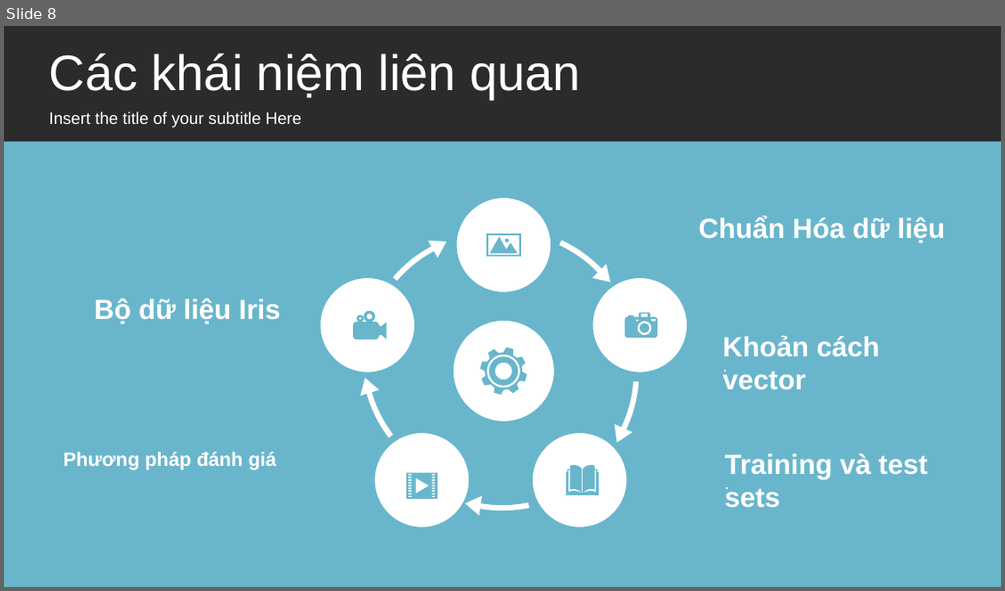
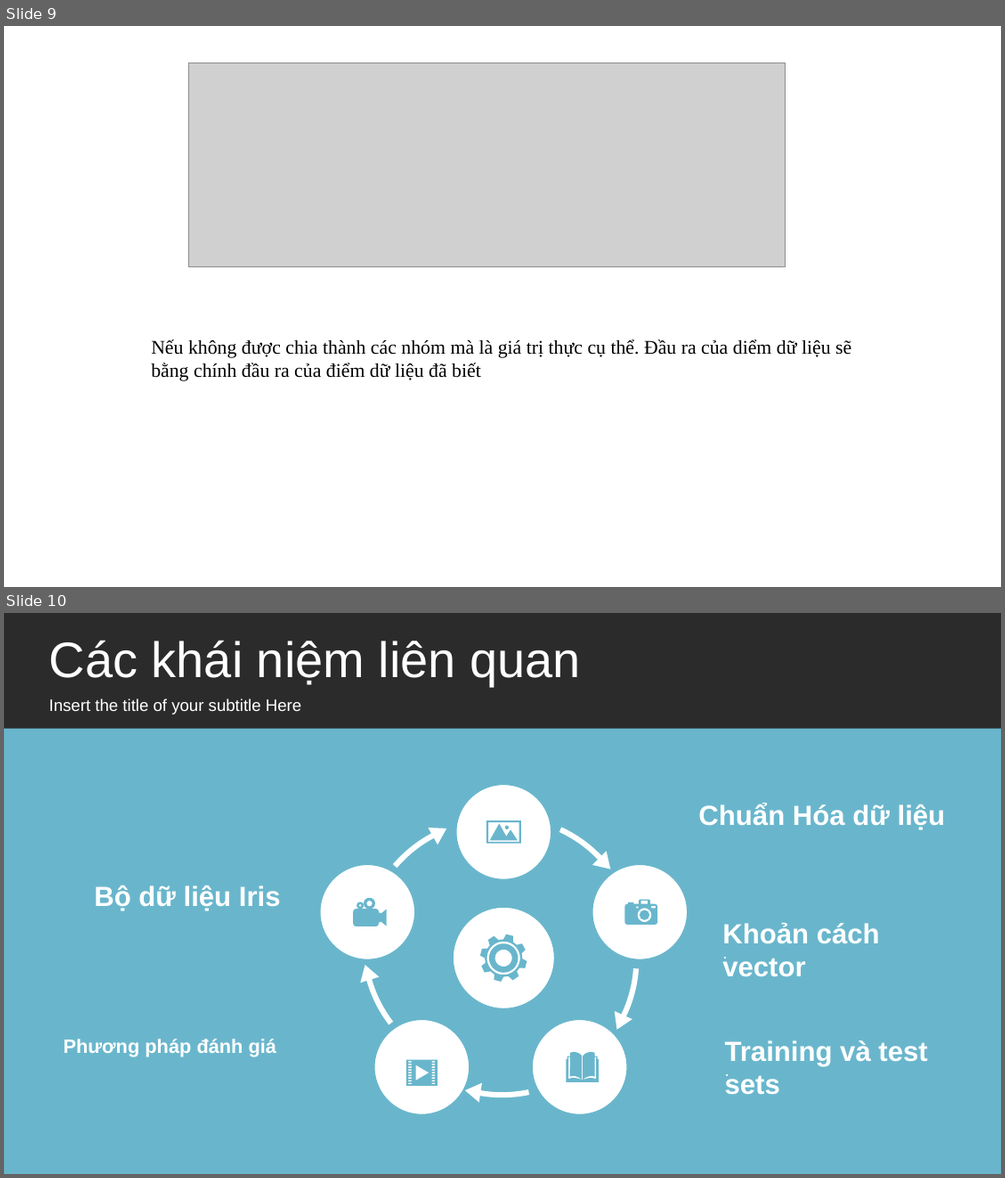
Before and after one commit to VanTay99/Project3, a slide deck: DoAn3.pptx. Shown one above the other, each under a label of ours: slide 8 before the commit, slides 9 and 10 after it. The pictures are 1005x591 and 1005x1178 pixels, drawn with LibreOffice and Linux fonts; fonts in the diff are those of the drawing; grey boxes stand for pictures; background and template pictures are left out; a plain dark background stands for a picture behind light text. Boxes give left, top, right and bottom in pixels: in the first picture for what was removed or moved away, otherwise in the second. Text is boxed around its words. In the diff, an @@ line names an element or a change of style, - is before the commit and + after.

```diff
--- a/DoAn3.pptx
+++ b/DoAn3.pptx
@@ slide 9 added at (x1=4, y1=26, x2=1001, y2=587), background picture (left out) @@
@@ picture added at (x1=188, y1=62, x2=785, y2=266) @@
@@ text added at (x1=151, y1=339, x2=851, y2=381), 14 pt, text #000000 @@
+Nếu không được chia thành các nhóm mà là giá trị thực cụ thể. Đầu ra của diểm dữ liệu sẽ bằng chính đầu ra của điểm dữ liệu đã biết
@@ what was slide 8 is now slide 10 @@
```
Also in this commit, not shown: 5 slides changed, 1 other slide added, 1 other file.
